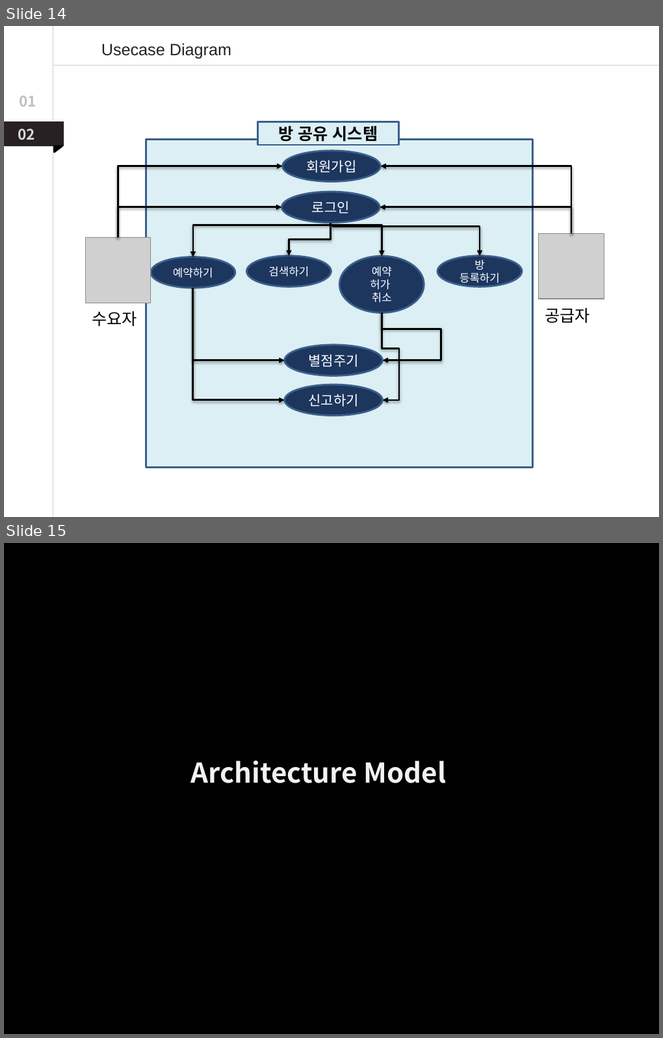
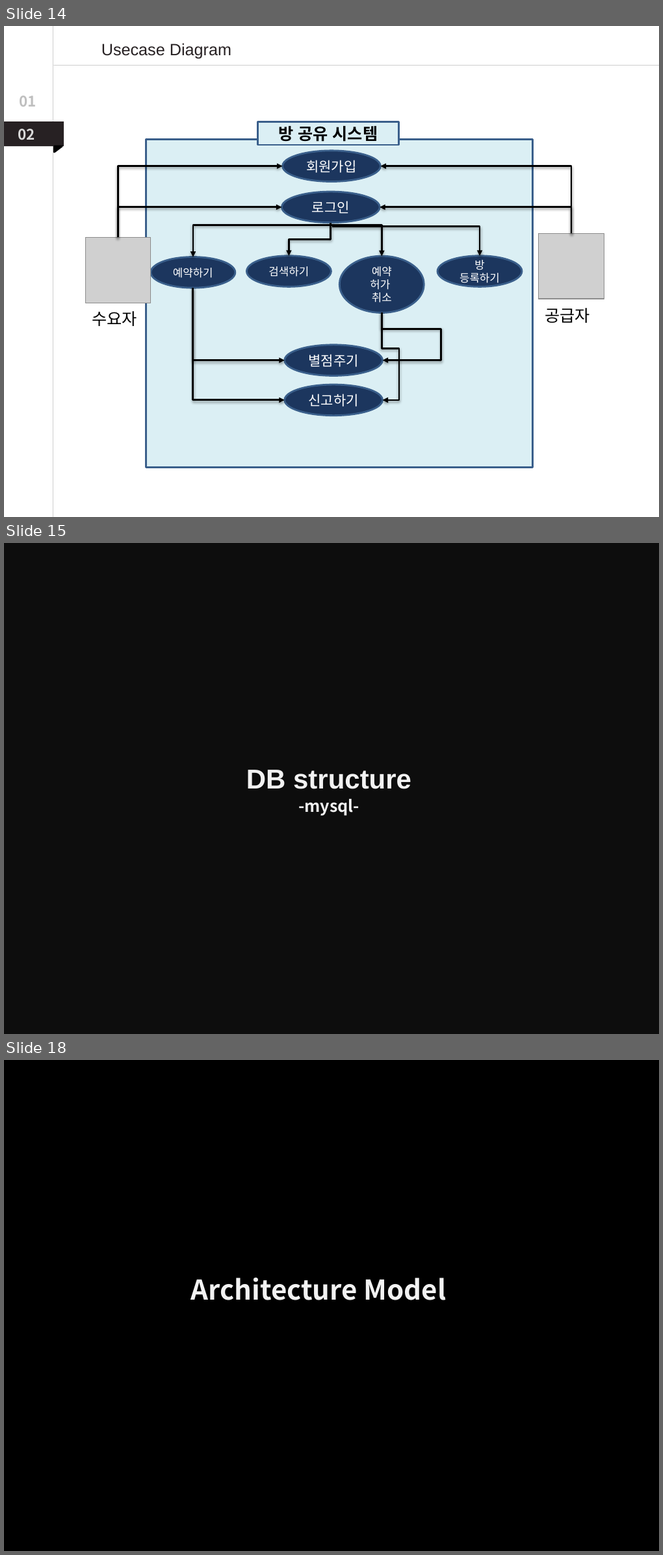
Before and after one commit to DaeunYoon/6team, a slide deck: 6조 발표자료.pptx. Shown one above the other, each under a label of ours: slides 14 and 15 before the commit, slides 14, 15 and 18 after it; the slides between them are not shown. The pictures are 663x1038 and 663x1555 pixels, drawn with LibreOffice and Linux fonts; fonts in the diff are those of the drawing; grey boxes stand for pictures. Boxes give left, top, right and bottom in pixels: in the first picture for what was removed or moved away, otherwise in the second. Text is boxed around its words. In the diff, an @@ line names an element or a change of style, - is before the commit and + after.

```diff
--- a/6조 발표자료.pptx
+++ b/6조 발표자료.pptx
@@ slide 15 added at (4,543,659,1034), background #0D0D0D @@
@@ text added at (246,770,412,789), 30 pt, text #F2F2F2, bold @@
+DB structure
@@ text added at (298,799,360,816), 18 pt, text #F2F2F2, bold @@
+-mysql-
@@ what was slide 15 is now slide 18 @@
```
Also in this commit, not shown: 3 slides changed, 2 other slides added.
